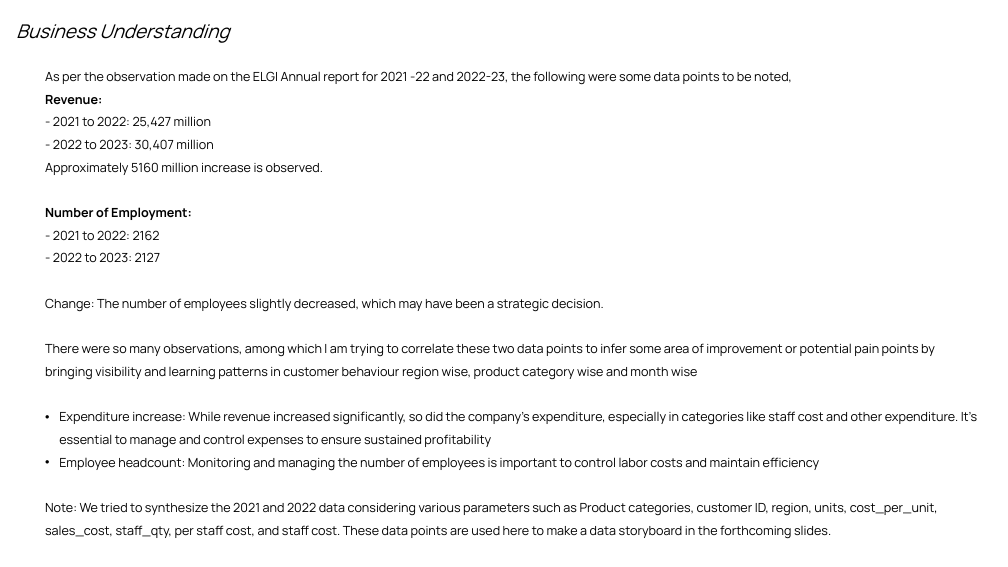
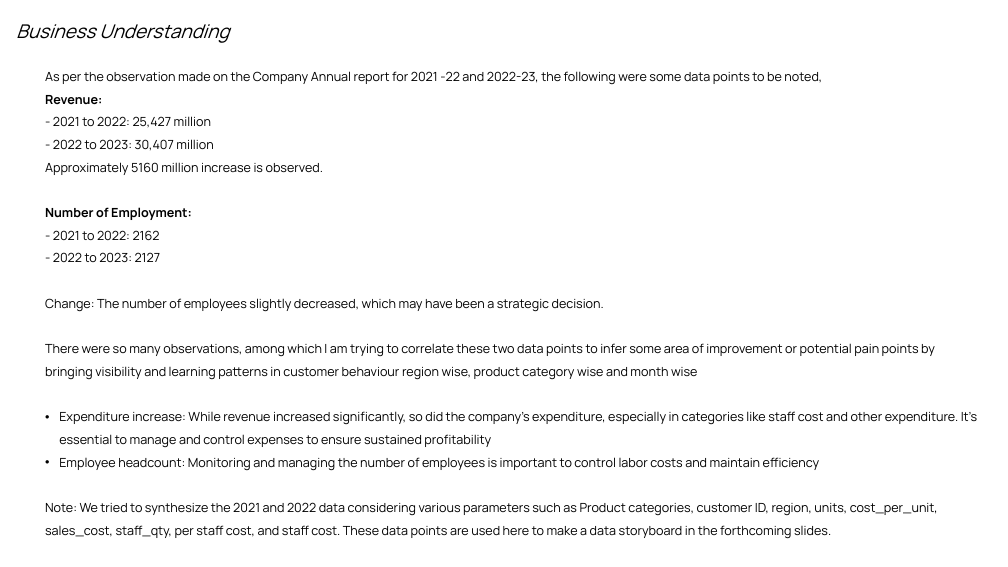
Before and after one commit to srikanthmurali/SalesAnalytics, a slide deck: slide 3 of Sales Analytics.pptx. Drawn at 1008x567 pixels with LibreOffice and Linux fonts; fonts in the diff are those of the drawing. Boxes give left, top, right and bottom in pixels: in the first picture for what was removed or moved away, otherwise in the second. Text is boxed around its words. In the diff, an @@ line names an element or a change of style, - is before the commit and + after.

```diff
--- a/Sales Analytics.pptx
+++ b/Sales Analytics.pptx
@@ text at box(45, 71, 822, 85): text changed @@
-As per the observation made on the ELGI Annual report for 2021 -22 and 2022-23, the following were some data points to be noted,
+As per the observation made on the Company Annual report for 2021 -22 and 2022-23, the following were some data points to be noted,
```
Also in this commit, not shown: 2 other slides changed, 1 slide added, 1 slide removed, 4 other files.
